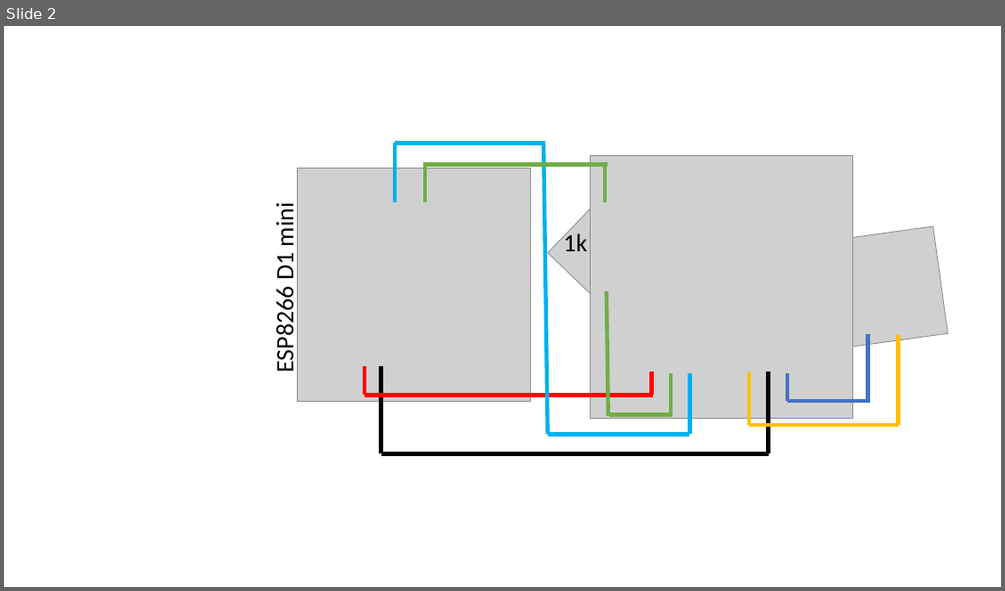
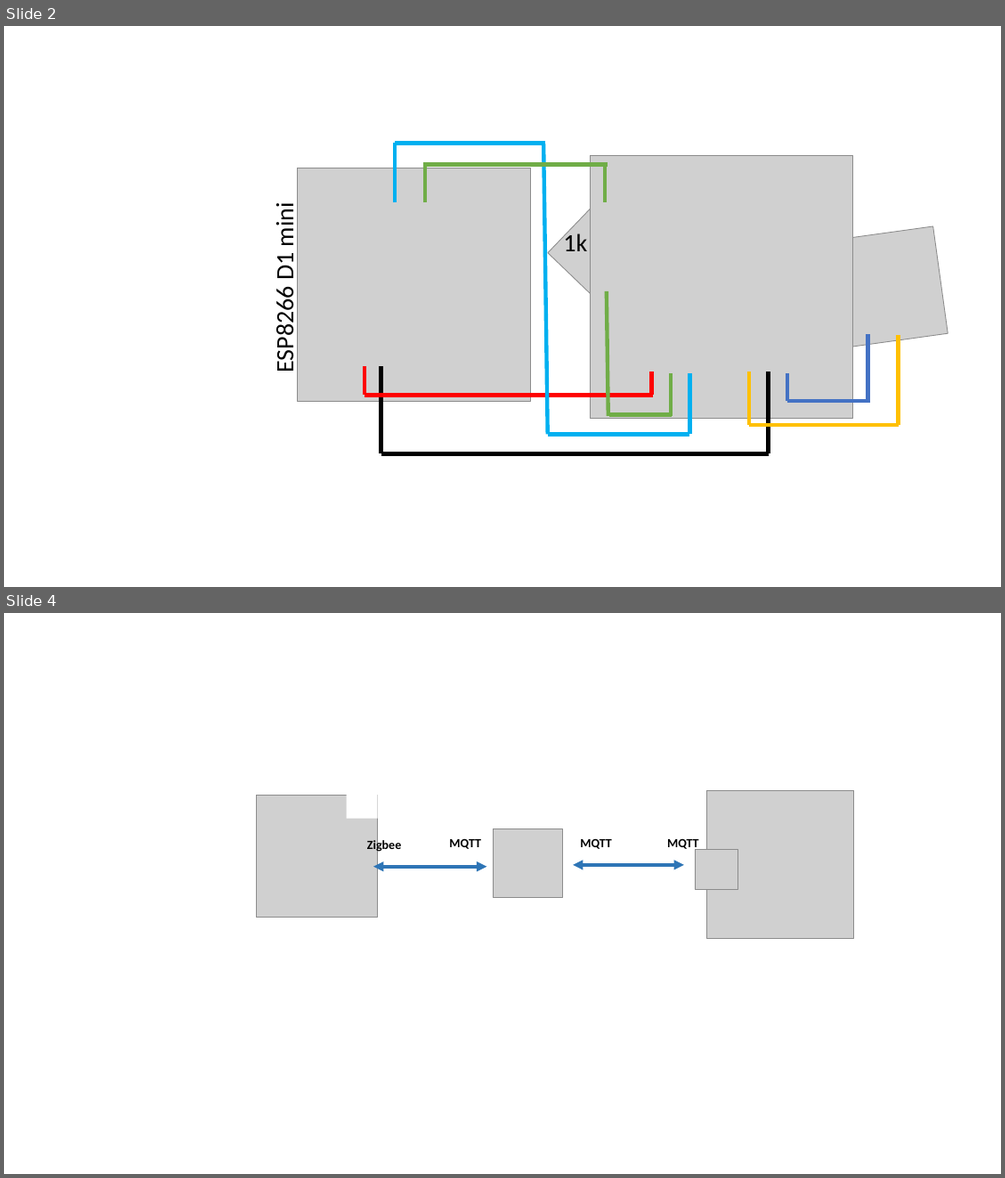
Before and after one commit to Marmouset-69/IOT, a slide deck: docs/Home-Assistant/Images/wire.pptx. Shown one above the other, each under a label of ours: slide 2 before the commit, slides 2 and 4 after it; the slides between them are not shown. The pictures are 1005x591 and 1005x1178 pixels, drawn with LibreOffice and Linux fonts; fonts in the diff are those of the drawing; grey boxes stand for pictures. Boxes give left, top, right and bottom in pixels: in the first picture for what was removed or moved away, otherwise in the second. Text is boxed around its words. In the diff, an @@ line names an element or a change of style, - is before the commit and + after.

```diff
--- a/docs/Home-Assistant/Images/wire.pptx
+++ b/docs/Home-Assistant/Images/wire.pptx
@@ slide 4 added at (4,613,1001,1174), background #FFFFFF @@
@@ picture added at (256,795,377,917) @@
@@ rectangle added at (347,795,378,819), fill #FFFFFF @@
@@ picture added at (706,790,853,938) @@
@@ text added at (367,838,401,852), 12 pt, text #000000, bold @@
+Zigbee
@@ text added at (449,839,481,849), 12 pt, text #000000, bold @@
+MQTT
@@ picture added at (494,829,563,898) @@
@@ text added at (580,839,612,849), 12 pt, text #000000, bold @@
+MQTT
@@ text added at (667,839,699,852), 12 pt, text #000000, bold @@
+MQTT
@@ picture added at (695,850,738,890) @@
@@ double arrow added from (373, 867) to (487, 867), #2E75B6 3.25 pt @@
@@ double arrow added from (573, 865) to (684, 865), #2E75B6 3.25 pt @@
```
Also in this commit, not shown: 1 other slide added, 8 other files.
